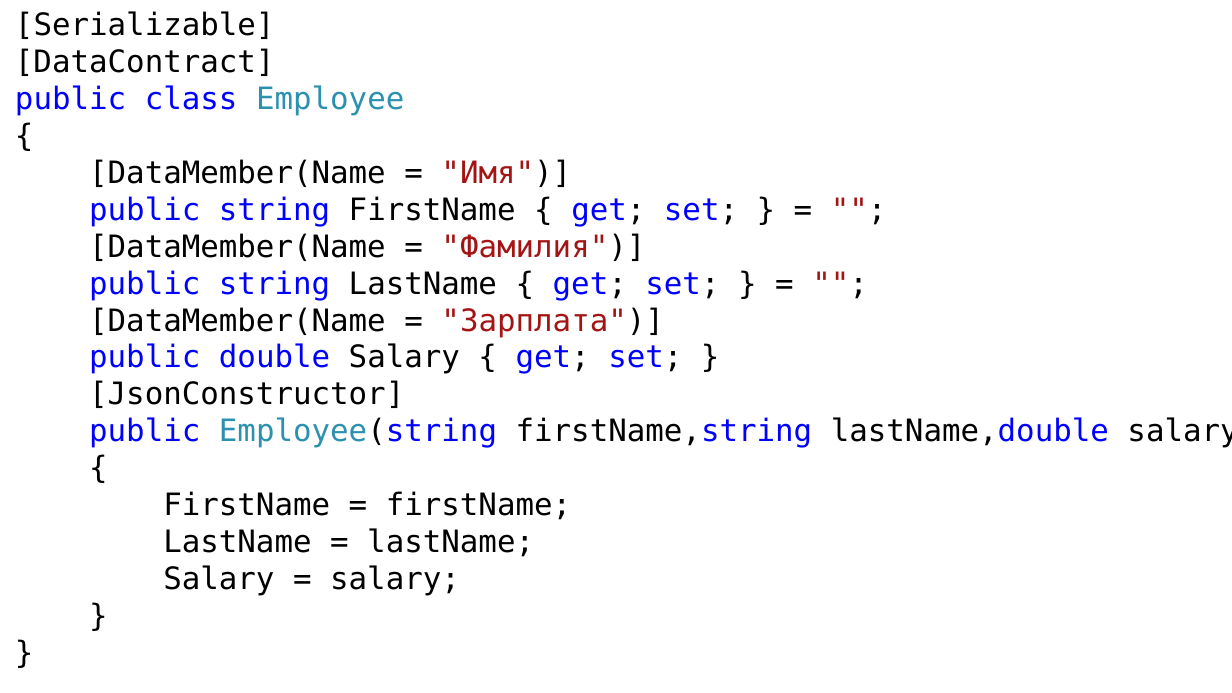
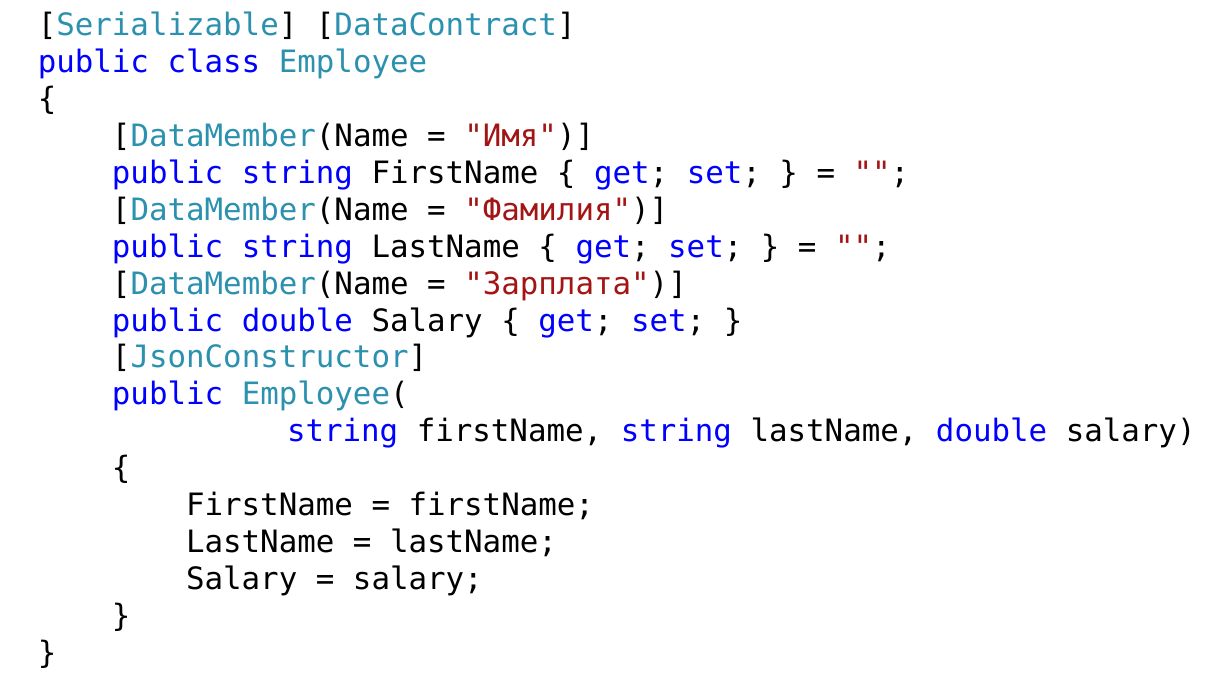
Before and after one commit to DaniilKlyukin/ITiP-2, a slide deck: slide 21 of Лекции/ИТиП 2 лек 7.pptx (slide 12 before the commit). Drawn at 1232x693 pixels with LibreOffice and Linux fonts; fonts in the diff are those of the drawing. Boxes give left, top, right and bottom in pixels: in the first picture for what was removed or moved away, otherwise in the second. Text is boxed around its words. In the diff, an @@ line names an element or a change of style, - is before the commit and + after.

```diff
--- a/Лекции/ИТиП 2 лек 7.pptx
+++ b/Лекции/ИТиП 2 лек 7.pptx
@@ text "[Serializable] [DataContract]": place and size @@
-text "[Serializable] [DataContract]" at [15, 11, 1232, 596]
+text "[Serializable] [DataContract]" at [38, 11, 1196, 596]
@@ text at [38, 11, 576, 39]: text changed; text colour #000000 to #2B91AF @@
-[Serializable]
-[DataContract]
+[Serializable] [DataContract]
@@ text at [112, 122, 687, 371]: text colour #000000 to #2B91AF, highlight none to #FFFFFF in "[DataMember(Name", "[DataMember(Name", "[DataMember(Name", "[JsonConstructor]" @@
@@ text at [112, 380, 1196, 448]: text changed @@
-public Employee(string firstName,string lastName,double salary)
+public Employee(
+string firstName, string lastName, double salary)
```
Also in this commit, not shown: 16 other slides changed, 10 slides added, 8 other files.
